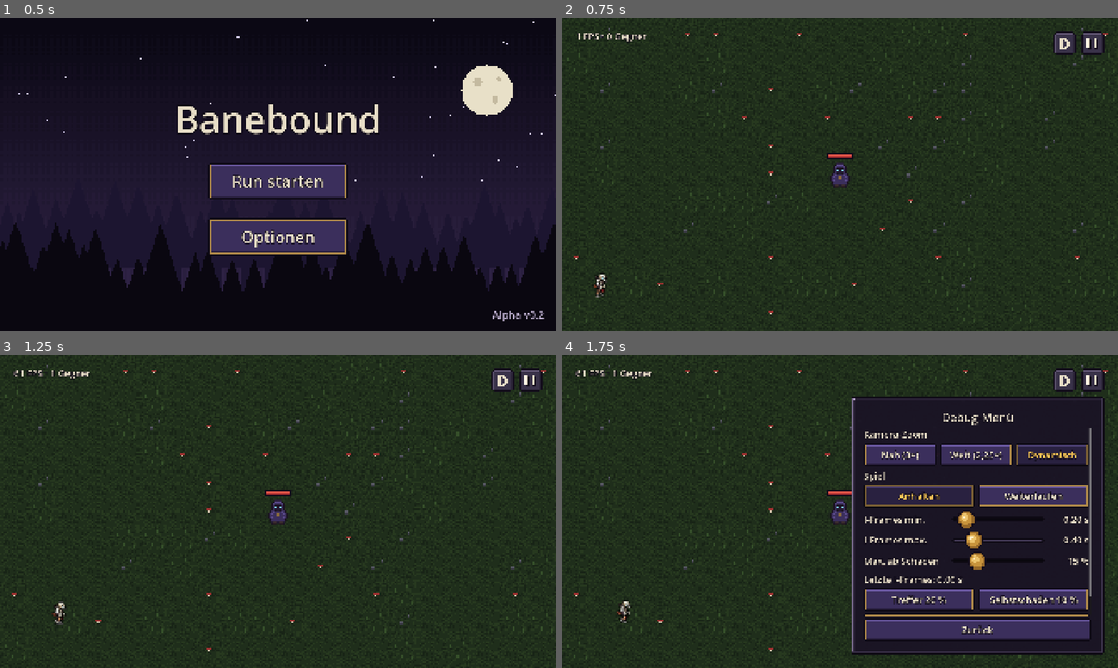
Above: before the commit, frames 1-4 (two rows, left to right).
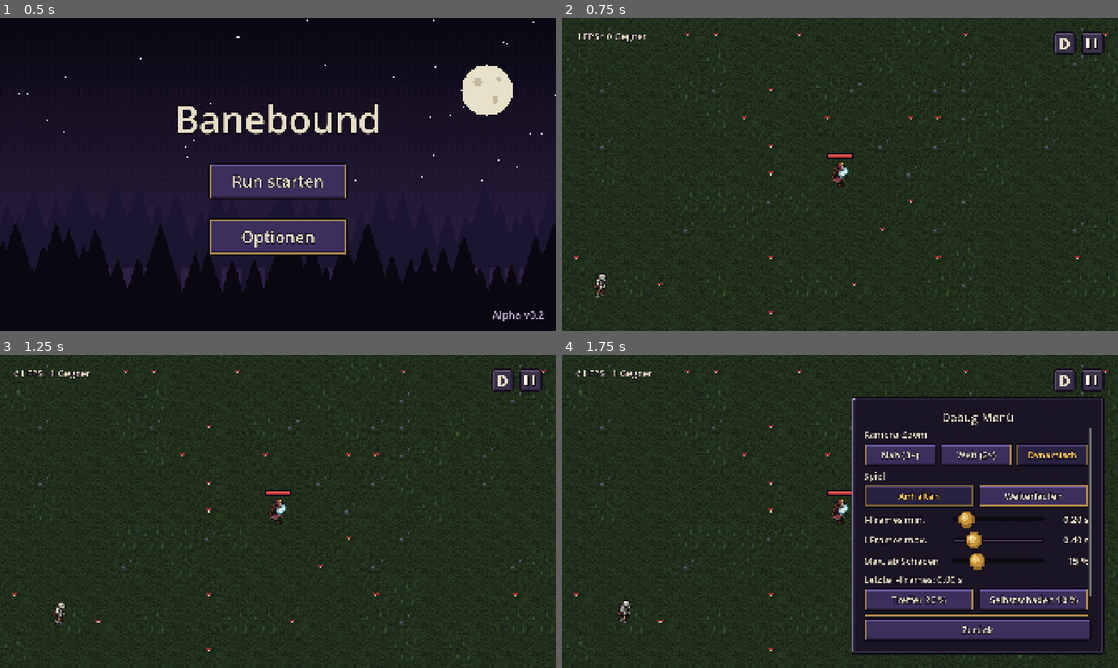
Above: after the commit, the same moments.

Repository: Slydee23/android-bullet-heaven
Game: Godot game, scene res://ui/main_menu.tscn
Two runs of this game, one before a commit and one after it. Both use one fixed random seed, a clock stepped at 60 frames per second and the inputs below.
Inputs (mouse positions are in pixels of both pictures, inside the frame that each line leads up to):
- Up to frame 1 (0.5 s): no input
- Up to frame 2 (0.75 s): click "Run starten" at 0.5 s
- Up to frame 3 (1.25 s): no input
- Up to frame 4 (1.75 s): click (1062, 380) at 1.25 s

Frame 1 is identical in both runs. In frame 2, 0.2% of the frame differs, in the area x 48-52%, y 46-55%; in frame 3, 0.2%; in frame 4, 0.4%, in the area x 3-79%, y 11-93%.

Commit message:
M3: new hero model, 120 enemies, zoom 2x
- Pixellab hero: 8-frame run strip (cropped to 32x32), east-facing idle
- Max 120 enemies for testing, camera fully zoomed out from 50 enemies (fixed, not wave-based)
- Far zoom 2.0x (integer pixels)

Co-Authored-By: Claude Opus 5.5 <noreply@anthropic.com>

Diff:
--- a/localization/translations.csv
+++ b/localization/translations.csv
@@ -31,7 +31,7 @@
 DEBUG_TITLE,Debug-Menü
 DEBUG_CAMERA_ZOOM,Kamera-Zoom
 DEBUG_ZOOM_NEAR,Nah (3×)
-DEBUG_ZOOM_FAR,"Weit (2,25×)"
+DEBUG_ZOOM_FAR,Weit (2×)
 DEBUG_ZOOM_DYNAMIC,Dynamisch
 DEBUG_GAME_STATE,Spiel
 DEBUG_GAME_PAUSED,Anhalten
--- a/scenes/player.tscn
+++ b/scenes/player.tscn
@@ -17,7 +17,6 @@
 material = ExtResource("7_sharp")
 position = Vector2(0, -15)
 texture = ExtResource("2_idle")
-hframes = 4
 
 [node name="HealthBar" type="TextureProgressBar" parent="."]
 offset_left = -16.0
--- a/scripts/enemy_manager.gd
+++ b/scripts/enemy_manager.gd
@@ -14,7 +14,7 @@
 ## Sekunden zwischen zwei Spawns (M3: fester Wert, ab M7 aus den Wellen)
 const SPAWN_INTERVAL := 0.5
 ## Maximal gleichzeitig lebende Gegner (M3: fester Wert, ab M7 aus den Wellen)
-const MAX_ALIVE := 60
+const MAX_ALIVE := 120
 ## So weit außerhalb des sichtbaren Bereichs erscheinen neue Gegner (Welt-Pixel)
 const SPAWN_MARGIN := 32.0
 const SPAWN_ATTEMPTS := 8
--- a/scripts/run.gd
+++ b/scripts/run.gd
@@ -14,8 +14,9 @@
 const DEBUG_MENU := preload("res://ui/debug_menu.tscn")
 const GAME_OVER_MENU := preload("res://ui/game_over_menu.tscn")
 const SKELETON := preload("res://data/enemies/skeleton.tres")
-## Ab so vielen lebenden Gegnern ist der dynamische Zoom ganz draußen (M3: = MAX_ALIVE, ab M7 aus den Wellen-Daten)
-const ZOOM_FULL_ENEMIES := 60
+## Ab so vielen lebenden Gegnern ist der dynamische Zoom ganz draußen (darüber wird es nur voller).
+## Bewusst fest und nicht von den Waves abhängig: Ab 50 Gegnern ist der Bildschirm voll genug für den weitesten Zoom.
+const ZOOM_FULL_ENEMIES := 50
 ## Wie oft die FPS-Anzeige aktualisiert wird (Sekunden)
 const FPS_UPDATE_INTERVAL := 0.5
 
--- a/scripts/run_camera.gd
+++ b/scripts/run_camera.gd
@@ -4,9 +4,9 @@
 ## Innerhalb einer Wave zoomt sie nie wieder herein (sonst „pumpt“ das Bild beim Töten von Gegnern).
 
 ## Kamera-Zoom-Stufen: Nah zeigt weniger, Weit mehr Spielwelt
-## (32×32-Figuren: Nah = 96, Weit = 72 Bildschirmpixel hoch)
+## (32×32-Figuren: Nah = 96, Weit = 64 Bildschirmpixel hoch)
 const ZOOM_NEAR := 3.0
-const ZOOM_FAR := 2.25
+const ZOOM_FAR := 2.0
 ## Wie schnell sich der Zoom dem Ziel nähert (klein = langsam und weich)
 const ZOOM_SPEED := 0.4
 
--- a/scripts/settings.gd
+++ b/scripts/settings.gd
@@ -18,7 +18,7 @@
 const MAX_IFRAME_SHARE := 0.5
 ## Kein Testwert gesetzt: Es gilt data/combat/player_iframes.tres
 const IFRAME_NOT_SET := -1.0
-## Kamera-Zoom zum Vergleichen (Debug-Menü): Nah 3×, Weit 2,25×, Dynamisch nach Gegnerdruck (siehe RunCamera)
+## Kamera-Zoom zum Vergleichen (Debug-Menü): Nah 3×, Weit 2×, Dynamisch nach Gegnerdruck (siehe RunCamera)
 enum CameraZoomMode { NEAR, FAR, DYNAMIC }
 
 var joystick_mode := JoystickMode.FLOATING
Binary file changed: assets/sprites/characters/hero_idle.png
Binary file changed: assets/sprites/characters/hero_run.png
Binary file changed: localization/translations.de.translation
Not shown, changed: PLAN.md
